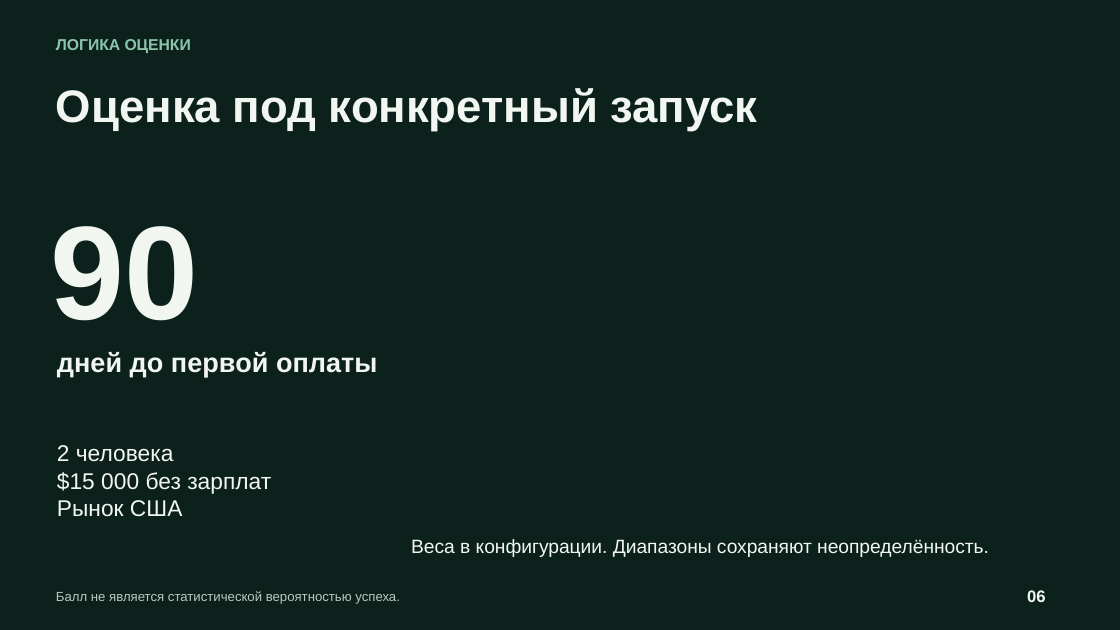
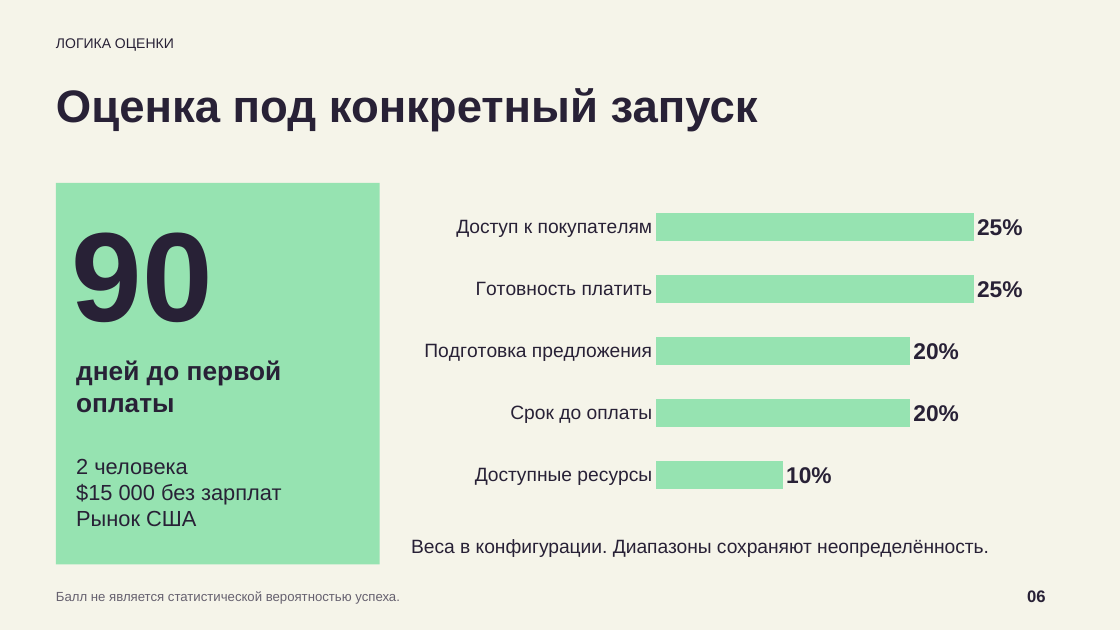
Before and after one commit to bcmle/test_ai_builder, a slide deck: slide 6 of presentation/AI-Builder-CEO.pptx. Drawn at 1120x630 pixels with LibreOffice and Linux fonts; fonts in the diff are those of the drawing. Boxes give left, top, right and bottom in pixels: in the first picture for what was removed or moved away, otherwise in the second. Text is boxed around its words. In the diff, an @@ line names an element or a change of style, - is before the commit and + after.

Commit message:
design: restyle CEO deck after The Pitch

```diff
--- a/presentation/AI-Builder-CEO.pptx
+++ b/presentation/AI-Builder-CEO.pptx
@@ background #0C211C to #F5F4E9 @@
@@ text "ЛОГИКА ОЦЕНКИ" at box(56, 38, 174, 51): size 13.5 to 12 pt, text colour #8BC6AC to #282136, bold off @@
@@ rectangle added at box(56, 183, 380, 565), fill #96E3B1 @@
@@ text "90": place and size @@
-text "90" at box(51, 226, 199, 321)
+text "90" at box(72, 232, 213, 323)
@@ text "90" at box(72, 232, 213, 323): size 114 to 108.8 pt, text colour #F1F6F0 to #282136 @@
@@ bar chart added at box(412, 190, 1064, 513) @@
+categories: Доступные ресурсы, Срок до оплаты, Подготовка предложения, Готовность платить, Доступ к покупателям
+Series 1: 10, 20, 20, 25, 25
@@ text "дней до первой оплаты": place and size @@
-text "дней до первой оплаты" at box(57, 352, 378, 377)
+text "дней до первой оплаты" at box(76, 360, 282, 413)
@@ text "дней до первой оплаты" at box(76, 360, 282, 413): size 23.2 to 22.5 pt, text colour #F1F6F0 to #282136 @@
@@ text "2 человека": place and size @@
-text "2 человека" at box(57, 445, 271, 517)
+text "2 человека" at box(76, 459, 281, 526)
@@ text "2 человека" at box(76, 459, 281, 526): size 19.5 to 18.8 pt, text colour #F1F6F0 to #282136 @@
@@ text "Балл не является статистической вероятностью ..." at box(56, 591, 400, 604): text colour #B5CBBE to #66616F @@
@@ text colour #F1F6F0 to #282136 in 3 elements at box(56, 88, 758, 131), box(411, 539, 989, 557), box(1027, 590, 1046, 602) @@
```
Also in this commit, not shown: 6 other slides changed, 10 other files.
